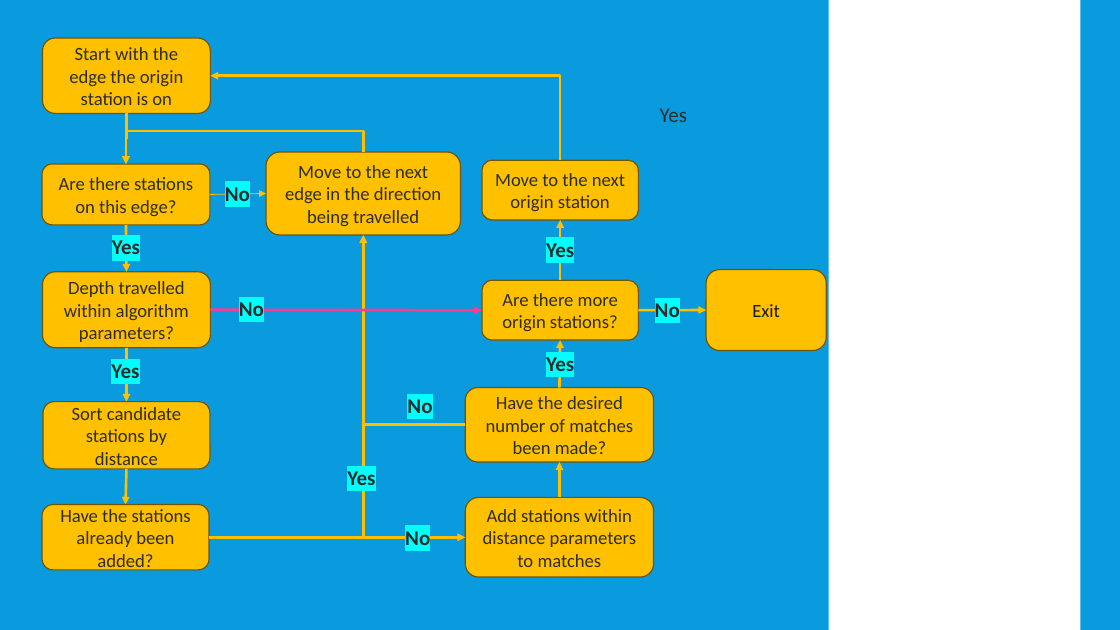
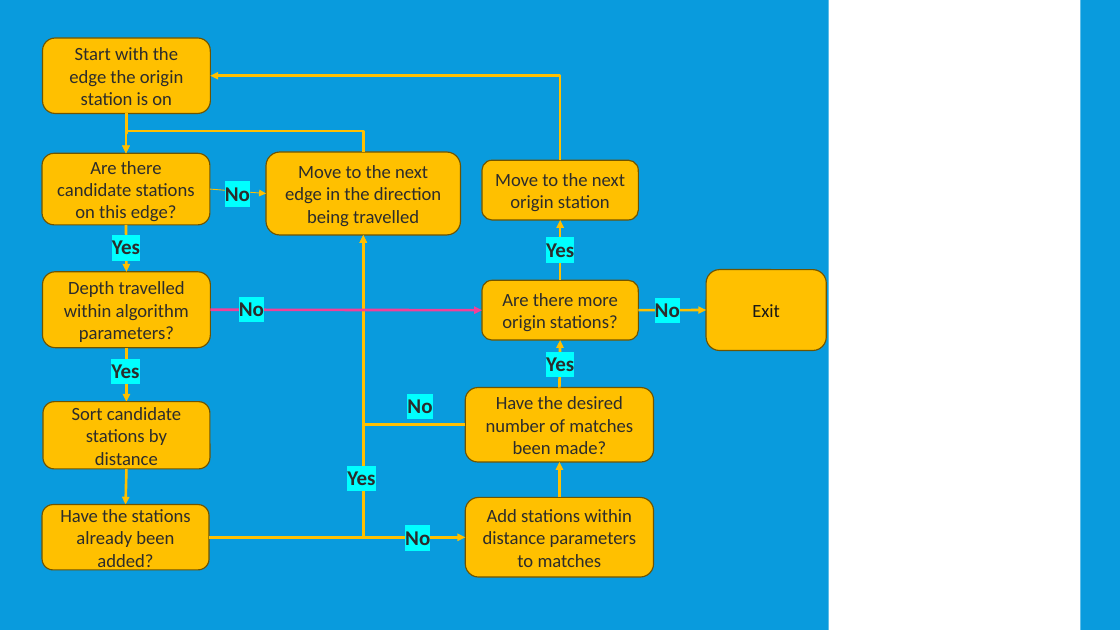
Before and after one commit to twilight-goose/Mapping-Stations, a slide deck: slide 6 of mapping-stations.pptx (slide 5 before the commit). Drawn at 1120x630 pixels with LibreOffice and Linux fonts; fonts in the diff are those of the drawing. Boxes give left, top, right and bottom in pixels: in the first picture for what was removed or moved away, otherwise in the second. Text is boxed around its words. In the diff, an @@ line names an element or a change of style, - is before the commit and + after.

```diff
--- a/mapping-stations.pptx
+++ b/mapping-stations.pptx
@@ elbow arrow moved from (127, 113) - (126, 164) to (127, 113) - (126, 154) @@
@@ text removed at [660, 108, 687, 122] @@
-Yes
@@ elbow arrow moved from (363, 152) - (126, 164) to (363, 152) - (126, 154) @@
@@ rounded rectangle "Are there candidate stations on ...": place and size @@
-rounded rectangle "Are there candidate stations on ..." at [42, 164, 210, 224]
+rounded rectangle "Are there candidate stations on ..." at [42, 154, 210, 225]
@@ text in rounded rectangle at [57, 161, 195, 221]: text changed @@
-Are there stations on this edge?
+Are there candidate stations on this edge?
@@ arrow moved from (210, 194) - (266, 193) to (210, 189) - (266, 193) @@
```
Also in this commit, not shown: 6 other slides changed, 2 slides added.
